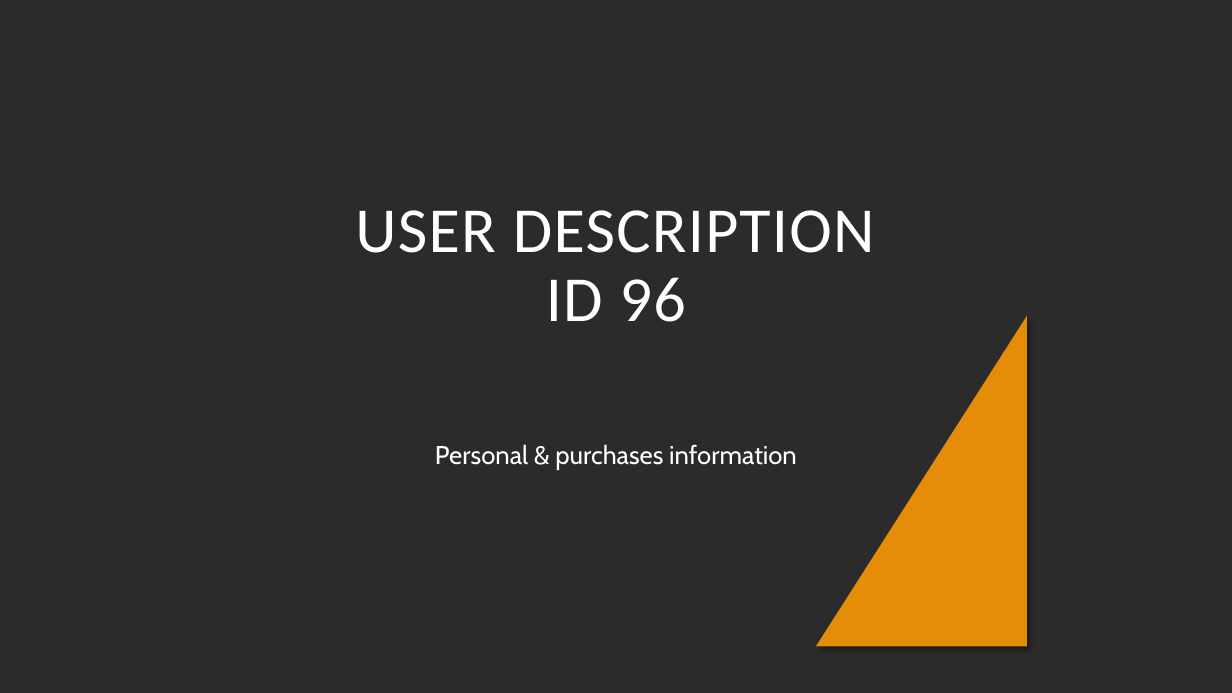
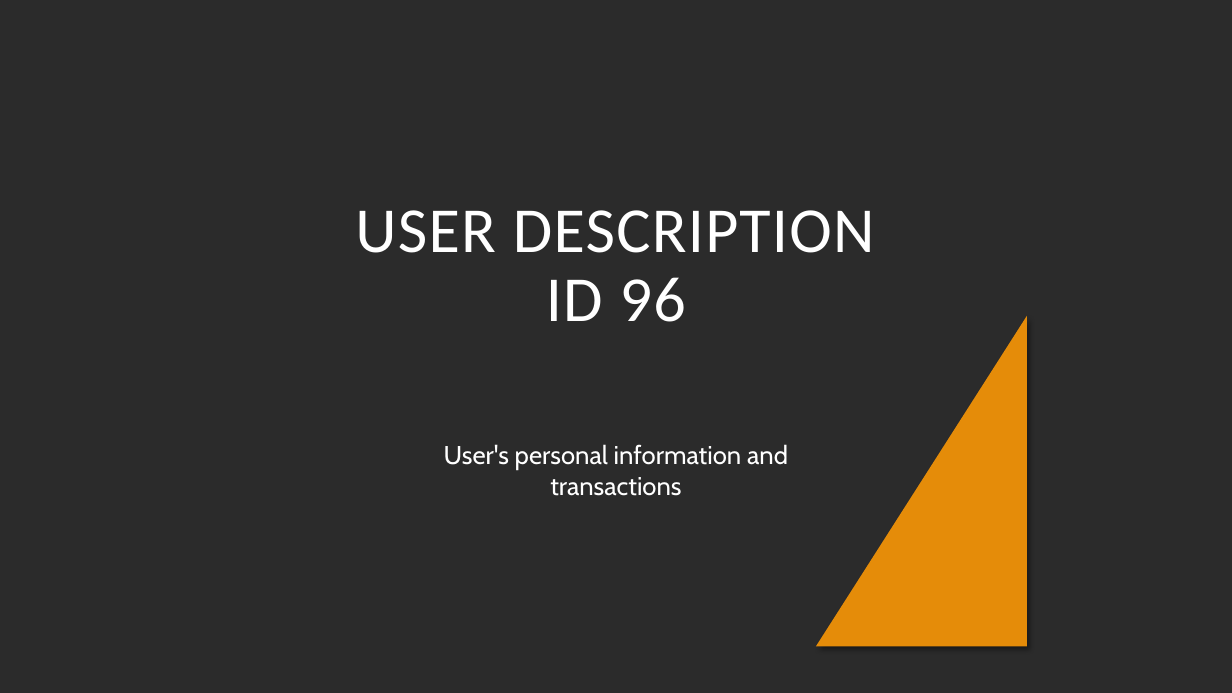
Before and after one commit to Muriburu/ITAcademy, a slide deck: slide 1 of Sprint 6 - Visualitzacions i Informes amb Power BI/T6 - N3E1 - User 96.pptx. Drawn at 1232x693 pixels with LibreOffice and Linux fonts; fonts in the diff are those of the drawing; background and template pictures are left out; a plain dark background stands for a picture behind light text. Boxes give left, top, right and bottom in pixels: in the first picture for what was removed or moved away, otherwise in the second. Text is boxed around its words. In the diff, an @@ line names an element or a change of style, - is before the commit and + after.

```diff
--- a/Sprint 6 - Visualitzacions i Informes amb Power BI/T6 - N3E1 - User 96.pptx
+++ b/Sprint 6 - Visualitzacions i Informes amb Power BI/T6 - N3E1 - User 96.pptx
@@ subtitle at (x1=444, y1=444, x2=788, y2=496): text changed @@
-Personal & purchases information
+User's personal information and transactions
```
Also in this commit, not shown: 3 other slides changed, 8 other files.
